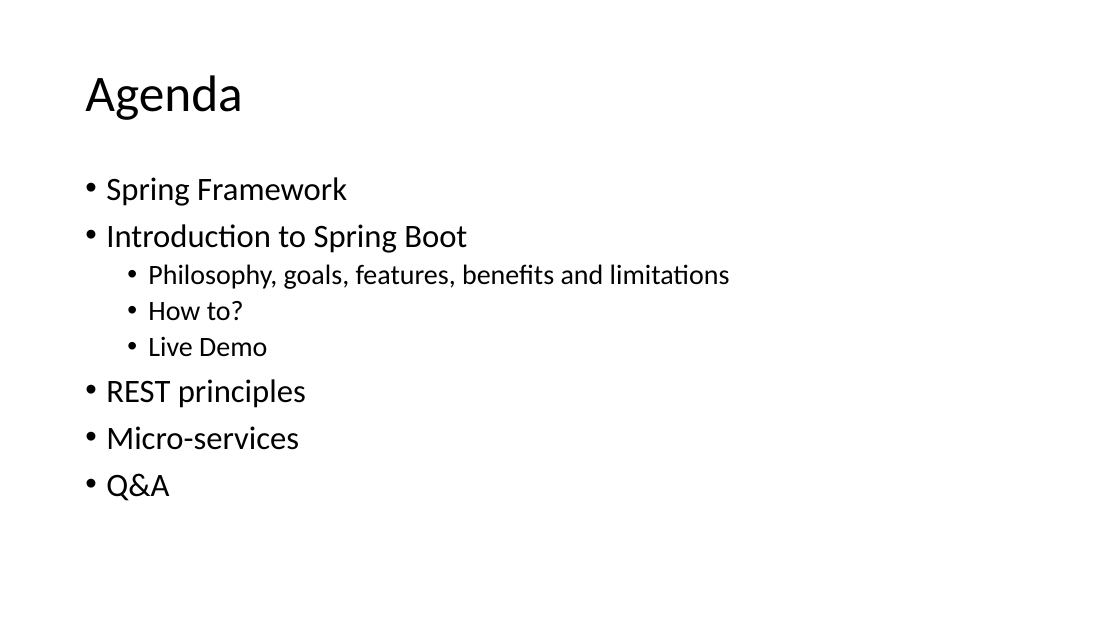
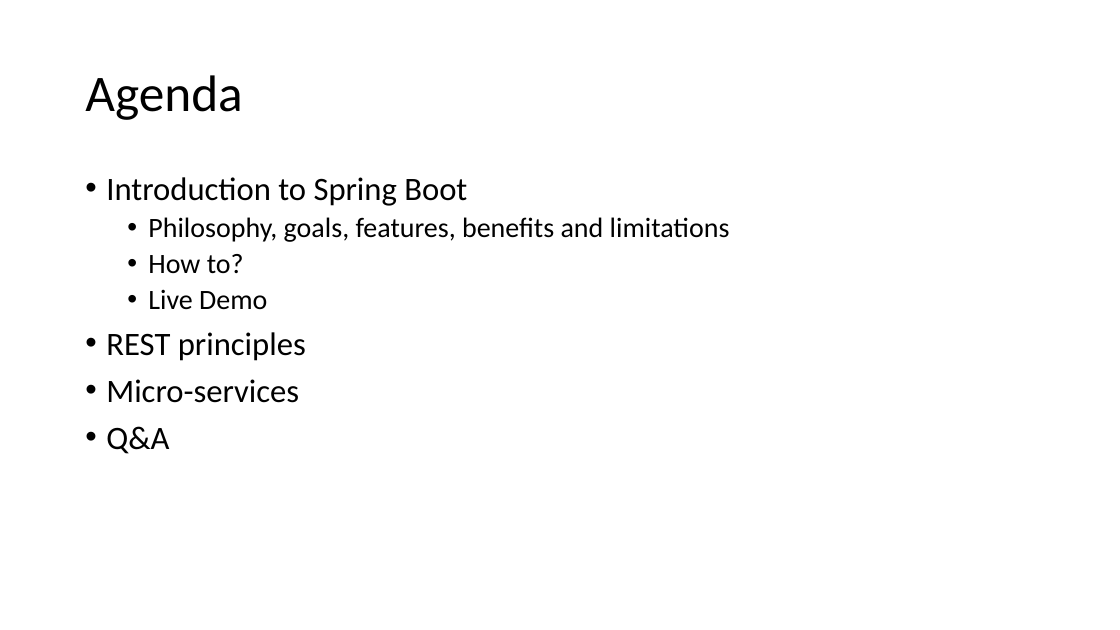
Before and after one commit to batchu/spring-boot-ujug, a slide deck: slide 3 of Spring Boot.pptx. Drawn at 1120x630 pixels with LibreOffice and Linux fonts; fonts in the diff are those of the drawing. Boxes give left, top, right and bottom in pixels: in the first picture for what was removed or moved away, otherwise in the second. Text is boxed around its words. In the diff, an @@ line names an element or a change of style, - is before the commit and + after.

```diff
--- a/Spring Boot.pptx
+++ b/Spring Boot.pptx
@@ text at (106,177,347,206): paragraph removed @@
-• Spring Framework
```
Also in this commit, not shown: 7 other slides changed, 1 slide added.
